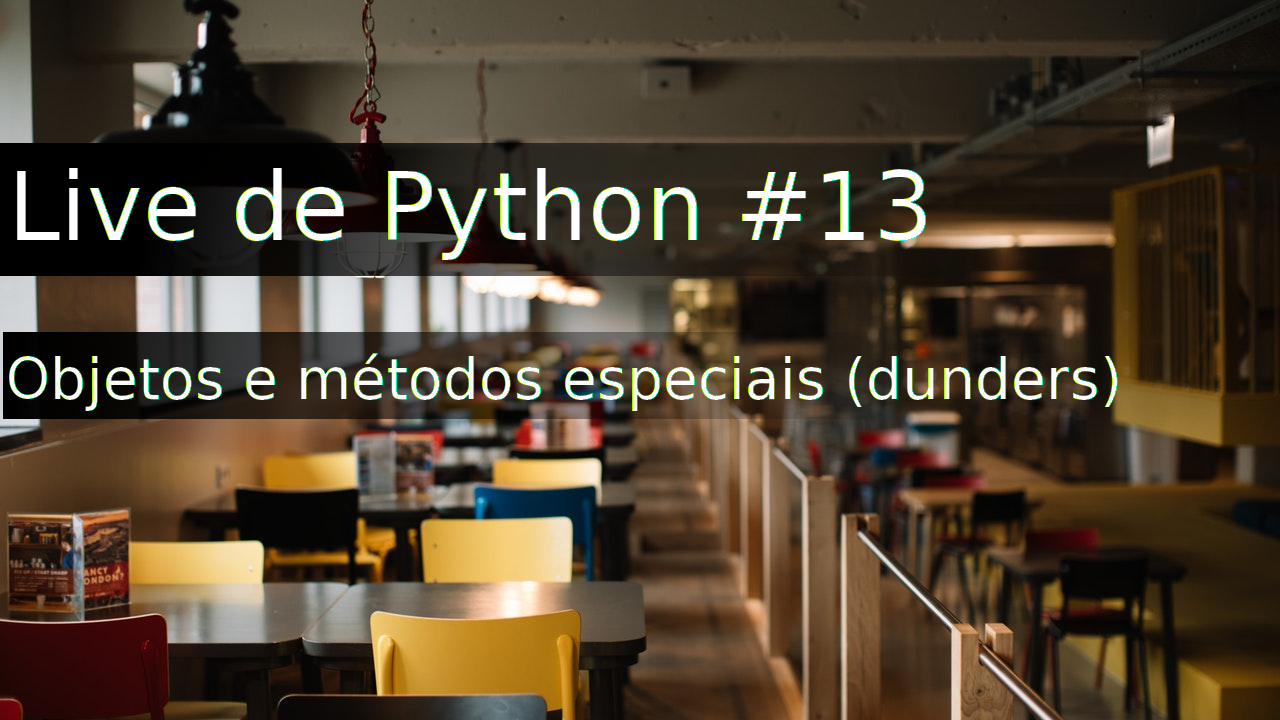
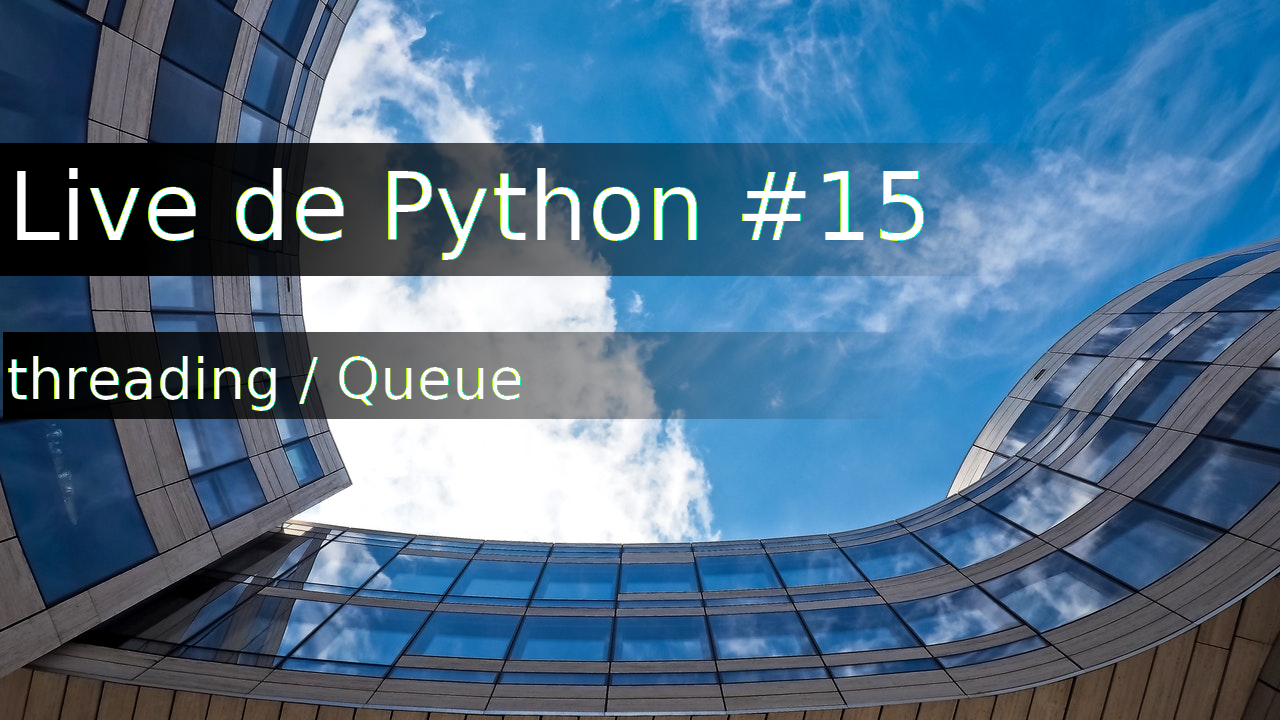
Layered file, before and after one edit (1280 × 720). Changes by layer:
renamed "Objetos e métodos especiais (d..." to "threading / Queue", painted on it over [7, 353, 1118, 411]
renamed "Live de Python #13" to "Live de Python #15", painted on it over [151, 168, 927, 260]
renamed "pexels-photo-509786.jpeg" to "pexels-photo-417294.jpeg", painted on it over [0, 0, 1280, 720]
